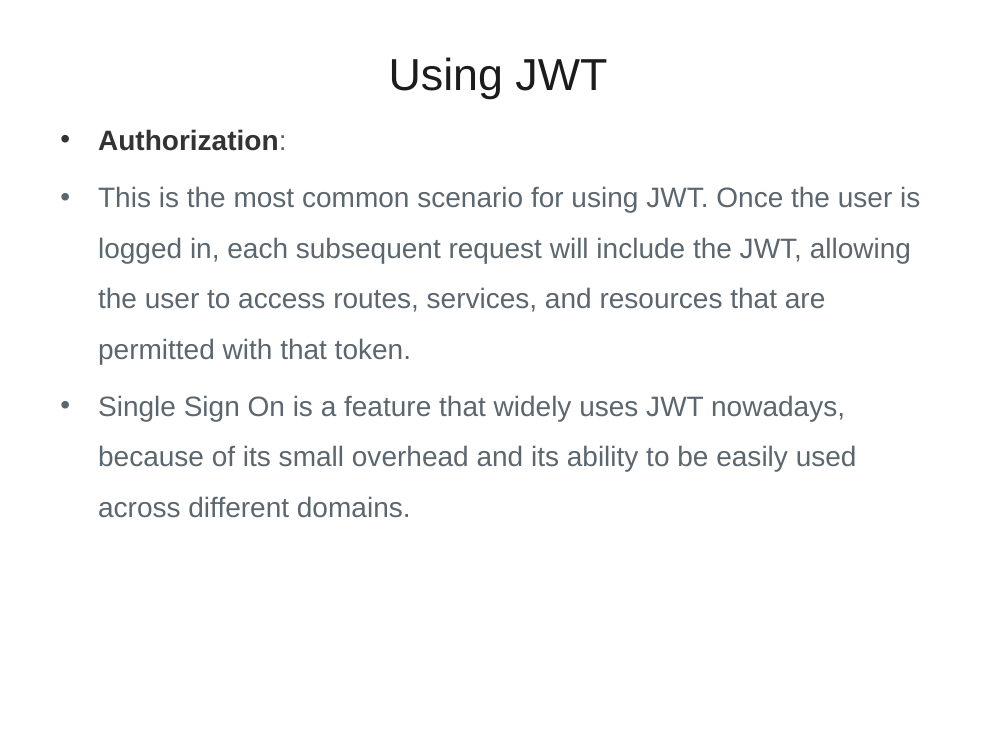
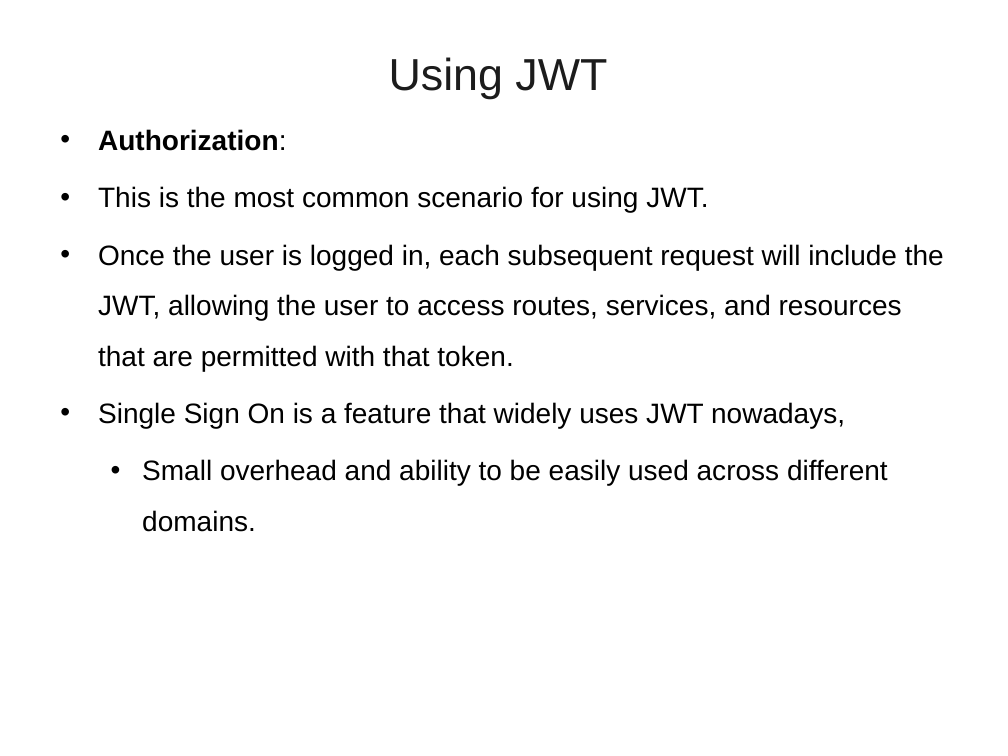
Before and after one commit to vatsanTraining/freshers_dec_2021, a slide deck: slide 18 of MicroService_Module_2.ppt (slide 28 before the commit). Drawn at 1008x756 pixels with LibreOffice and Linux fonts; fonts in the diff are those of the drawing; background and template pictures are left out. Boxes give left, top, right and bottom in pixels: in the first picture for what was removed or moved away, otherwise in the second. Text is boxed around its words. In the diff, an @@ line names an element or a change of style, - is before the commit and + after.

```diff
--- a/MicroService_Module_2.ppt
+++ b/MicroService_Module_2.ppt
@@ text at (98,129,287,151): text colour #333333 to #000000, text colour #5C666F to #000000 in "Authorization:"; bullet colour #333333 to #000000 @@
@@ text at (98,186,944,532): text changed; text colour #5C666F to #000000 @@
-• This is the most common scenario for using JWT. Once the user is logged in, each subsequent request will include the JWT, allowing the user to access routes, services, and resources that are permitted with that token.
-• Single Sign On is a feature that widely uses JWT nowadays, because of its small overhead and its ability to be easily used across different domains.
+• This is the most common scenario for using JWT.
+• Once the user is logged in, each subsequent request will include the JWT, allowing the user to access routes, services, and resources that are permitted with that token.
+• Single Sign On is a feature that widely uses JWT nowadays,
+  • Small overhead and ability to be easily used across different domains.
```
Also in this commit, not shown: 12 other slides changed, 22 slides added, 34 slides removed.
